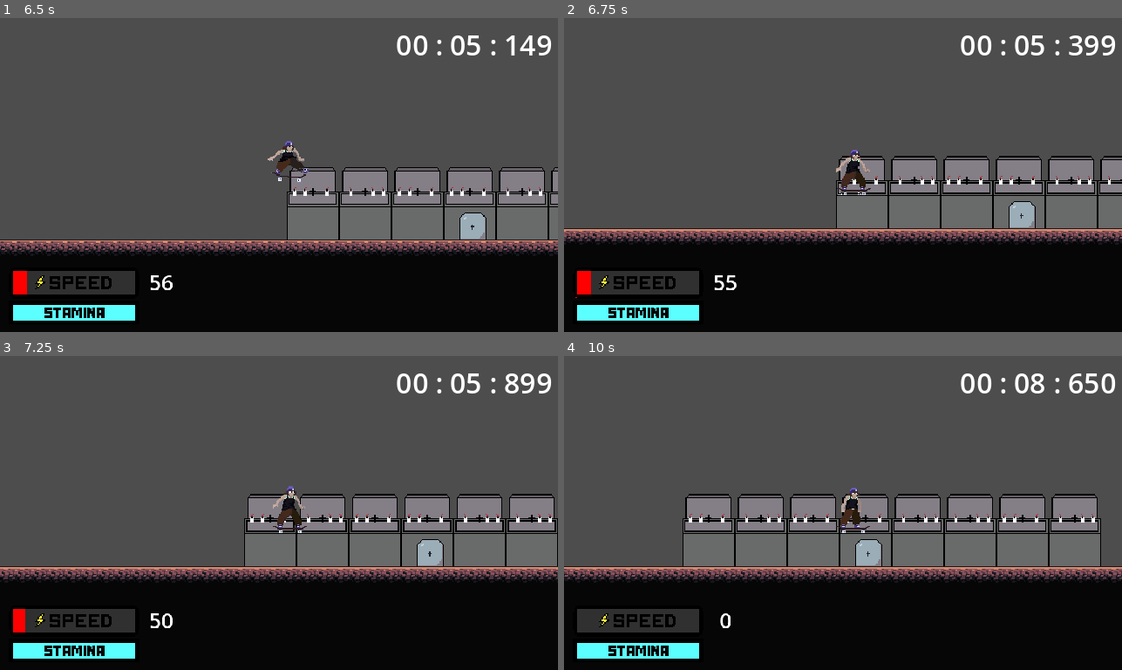
Above: before the commit, frames 1-4 (two rows, left to right).
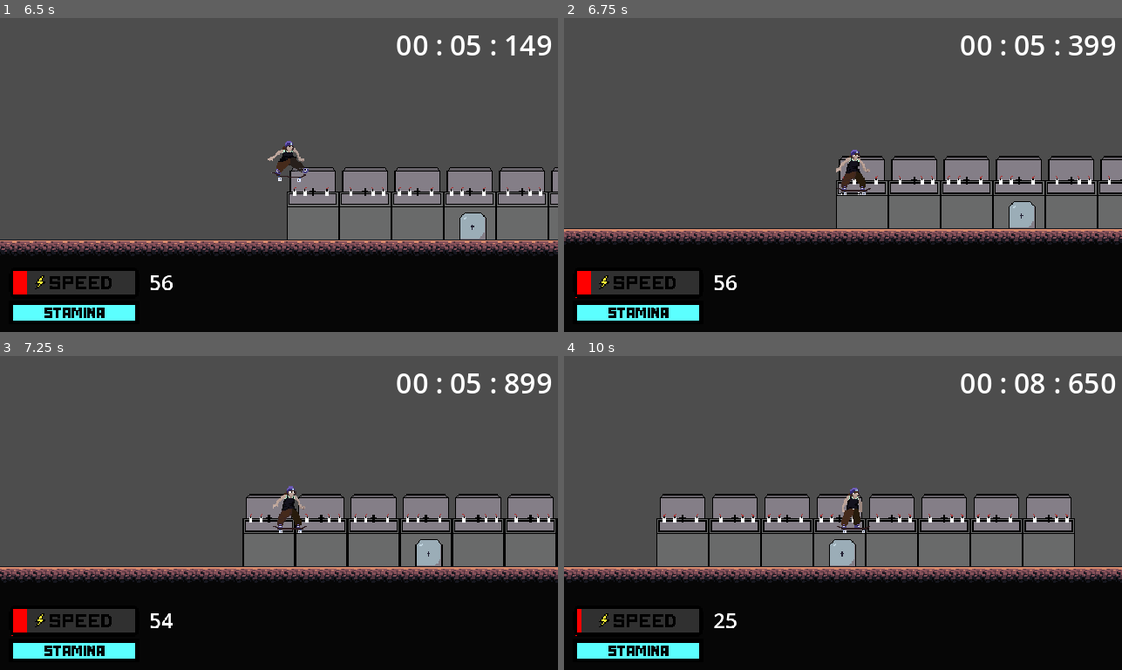
Above: after the commit, the same moments.

Repository: lucasjanta/GraveGrinder
Game: Godot game, scene res://Scenes/Menus/main_menu.tscn
Two runs of this game, one before a commit and one after it. Both use one fixed random seed, a clock stepped at 60 frames per second and the inputs below.
Inputs (mouse positions are in pixels of both pictures, inside the frame that each line leads up to):
- Up to frame 1 (6.5 s): click "Start Game" at 0.5 s; click (279, 297) at 1.25 s; tap Enter (ui_accept) at 2 s; move the mouse to (401, 159) at 2.02 s; hold D (right) 2.03-2.78 s; hold F 2.03-2.78 s; click (401, 159) at 2.17 s; tap Space (jump) at 2.27, 3.02, 4.52, 5.27, 6.02 s; move the mouse to (167, 190) at 2.77 s; hold S (down) 2.78-3.53 s; tap F at 2.85, 4.35, 5.85 s; move the mouse to (334, 105) at 3.52 s; hold D (right) 3.53-4.28 s; hold F 3.53-4.28 s; move the mouse to (251, 237) at 4.27 s; hold W 4.28-5.03 s; click (251, 237) at 4.42 s; move the mouse to (446, 222) at 5.02 s; hold F 5.03-5.78 s; hold A (left) from 5.03 s (still down); move the mouse to (111, 127) at 5.77 s
- Up to frame 2 (6.75 s): move the mouse to (870, 175) at 6.52 s; release A (left) at 6.53 s; hold S (down) from 6.53 s (still down); hold F from 6.53 s (still down); click (870, 175) at 6.67 s
- Up to frame 3 (7.25 s): keep holding S (down); keep holding F
- Up to frame 4 (10 s): move the mouse to (759, 434) at 7.27 s; release S (down) at 7.28 s; release F at 7.28 s; hold D (right) 7.28-8.03 s; tap F at 7.35, 8.85 s; tap Space (jump) at 7.52, 8.27, 9.02 s; move the mouse to (965, 497) at 8.02 s; hold W 8.03-8.78 s; hold F 8.03-8.78 s; move the mouse to (731, 528) at 8.77 s; hold D (right) 8.78-9.53 s; click (731, 528) at 8.92 s; move the mouse to (898, 443) at 9.52 s; hold S (down) from 9.53 s (still down); hold F from 9.53 s (still down)

Frame 1 is identical in both runs. In frame 2, less than 0.1% of the frame differs, in the area x 29-31%, y 81-87%; in frame 3, 3.2%; in frame 4, 8.7%, in the area x 0-100%, y 41-90%.

Commit message:
fixing grind

Diff:
--- a/Player/player.gd
+++ b/Player/player.gd
@@ -50,10 +50,14 @@
 	if not is_on_floor():
 		velocity.y += gravity * delta
 
-	#Adiciona fricção
+	#Adiciona uma fricção no chão e outra fricção no grind
 	if is_on_floor():
-		if velocity.x != 0:
-			velocity.x = move_toward(velocity.x, 0, delta * friction)
+		if !on_grind:
+			if velocity.x != 0:
+				velocity.x = move_toward(velocity.x, 0, delta * friction)
+		else:
+			if velocity.x != 0:
+				velocity.x = move_toward(velocity.x, 0, delta * (friction/3))
 	move_and_slide()
 
 func take_hit(slow_amount, body) -> void:
Not shown: 1 places in Player/player.tscn that only renumber resources
